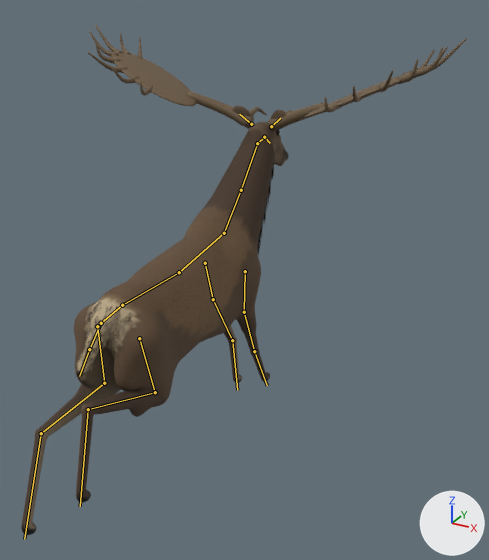
The glTF model assets/models/animals/SK_Megaloceros.gltf: old version first, new version second.
Camera for both pictures: a 50 mm lens placed at (2.42, -3.49, 3.35), pointed at (0.37, 0.25, 1.48). Every picture has the same lights, and +X, +Y and +Z are marked at lower right. The older version comes first. Both versions are drawn at frame 8 of the action 'run'; the numbers are the values there. The bones that bend it are drawn over the model as lines.

Objects in the first picture: 'Megaloceros', 'MegalocerosFur'.
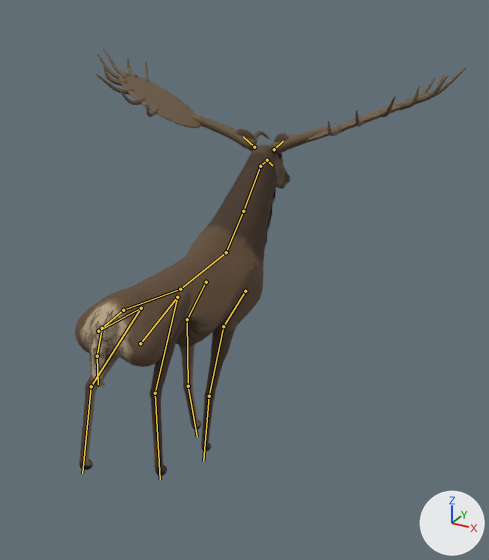
Location of each change, (x1, y1, x2, y2) in pixels of the pictures (489 x 560 px):
'Megaloceros', posed (12% narrower, 16% shorter)
    before: (21, 25, 467, 535)
    after: (75, 48, 467, 476)
'MegalocerosFur', posed (6% shorter)
    before: (74, 132, 275, 381)
    after: (83, 155, 277, 388)
bone 'hips', root to tip
    before: (101, 323) to (122, 305)
    after: (102, 328) to (123, 310)
bone 'spine', root to tip
    before: (122, 305) to (179, 272)
    after: (123, 310) to (180, 289)
bone 'chest', root to tip
    before: (179, 272) to (224, 233)
    after: (180, 289) to (226, 252)
bone 'upperarm.L', root to tip
    before: (245, 271) to (244, 312)
    after: (245, 291) to (223, 326)
bone 'forearm.L', root to tip
    before: (244, 312) to (254, 351)
    after: (223, 326) to (209, 396)
bone 'hoof_f.L', root to tip
    before: (254, 351) to (267, 385)
    after: (209, 396) to (203, 461)
bone 'upperarm.R', root to tip
    before: (205, 263) to (213, 299)
    after: (206, 282) to (187, 319)
bone 'forearm.R', root to tip
    before: (213, 299) to (232, 340)
    after: (187, 319) to (188, 386)
bone 'hoof_f.R', root to tip
    before: (232, 340) to (237, 390)
    after: (188, 386) to (197, 436)
bone 'tail', root to tip
    before: (101, 323) to (89, 349)
    after: (102, 328) to (97, 356)
bone 'tail_tip', root to tip
    before: (89, 349) to (79, 376)
    after: (97, 356) to (98, 384)
bone 'thigh.L', root to tip
    before: (139, 338) to (155, 392)
    after: (140, 343) to (177, 297)
bone 'shin.L', root to tip
    before: (155, 392) to (88, 409)
    after: (177, 297) to (155, 393)
bone 'hoof_h.L', root to tip
    before: (88, 409) to (80, 506)
    after: (155, 393) to (160, 479)
bone 'thigh.R', root to tip
    before: (97, 326) to (104, 383)
    after: (98, 331) to (141, 308)
bone 'shin.R', root to tip
    before: (104, 383) to (41, 433)
    after: (141, 308) to (91, 386)
bone 'hoof_h.R', root to tip
    before: (41, 433) to (24, 539)
    after: (91, 386) to (82, 473)

What the commit changed:
Bone 'hips' (bone_hips) moves from (0.0, 0.0, -0.001) to (0.0, 0.0, -0.035).
Bone 'spine' (bone_spine) turns from (1, 0, 0) to (-7, 0, -1) degrees about its own x, y and z.
Bone 'chest' (bone_chest) turns from (-1, 0, 0) to (4, 0, 1) degrees about its own x, y and z.
Bone 'upperarm.L' (bone_upperarm_l) turns from (27, 0, 0) to (-36, 0, 0) degrees about its own x, y and z.
Bone 'forearm.L' (bone_forearm_l) turns from (-7, 0, 0) to (15, 0, 0) degrees about its own x, y and z.
Bone 'hoof_f.L' (bone_hoof_f_l) turns from (0, 0, 0) to (7, 0, 0) degrees about its own x, y and z.
Bone 'upperarm.R' (bone_upperarm_r) turns from (37, 0, 0) to (-30, 0, 0) degrees about its own x, y and z.
Bone 'forearm.R' (bone_forearm_r) turns from (-16, 0, 0) to (18, 0, 0) degrees about its own x, y and z.
Bone 'hoof_f.R' (bone_hoof_f_r) turns from (-21, 0, 0) to (17, 0, 0) degrees about its own x, y and z.
Bone 'tail' (bone_tail) turns from (-3, 0, 2) to (5, 0, -8) degrees about its own x, y and z.
Bone 'tail_tip' (bone_tail_tip) turns from (0, 0, 9) to (0, 0, -5) degrees about its own x, y and z.
Bone 'thigh.L' (bone_thigh_l) turns from (-27, 0, 0) to (69, 0, 0) degrees about its own x, y and z.
Bone 'shin.L' (bone_shin_l) turns from (-40, 0, 0) to (-60, 0, 0) degrees about its own x, y and z.
Bone 'hoof_h.L' (bone_hoof_h_l) turns from (48, 0, 0) to (-24, 0, 0) degrees about its own x, y and z.
Bone 'thigh.R' (bone_thigh_r) turns from (-35, 0, 0) to (47, 0, 0) degrees about its own x, y and z.
Bone 'shin.R' (bone_shin_r) turns from (-14, 0, 0) to (-61, 0, 0) degrees about its own x, y and z.
Bone 'hoof_h.R' (bone_hoof_h_r) turns from (16, 0, 0) to (-8, 0, 0) degrees about its own x, y and z.
